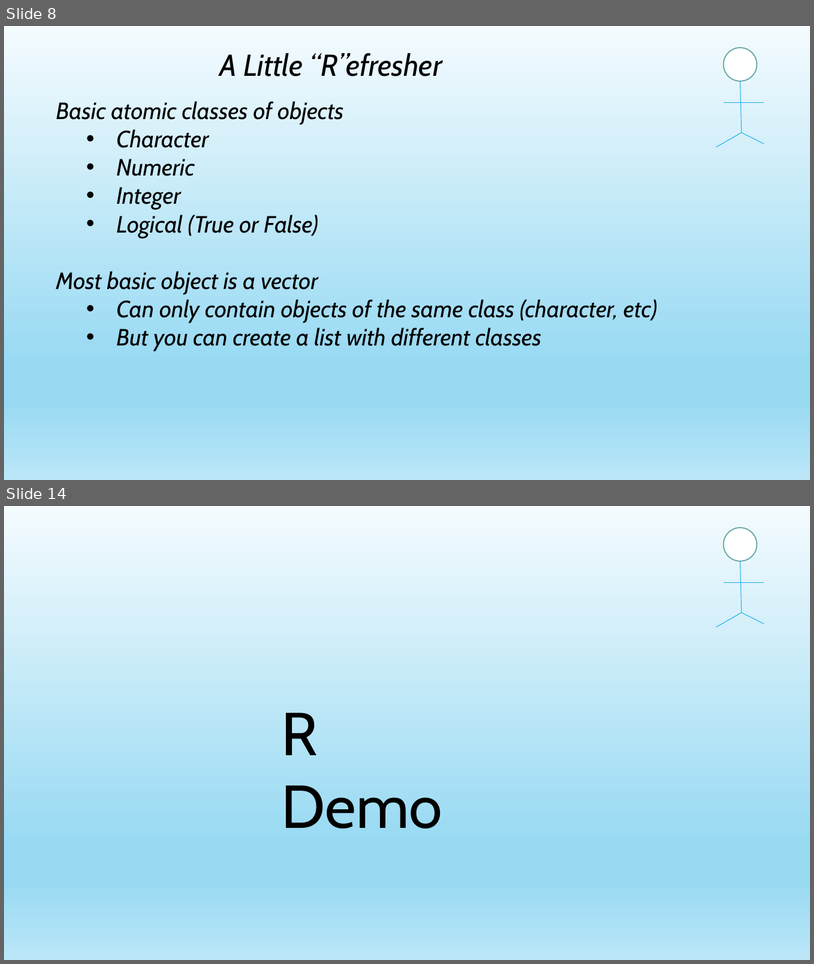
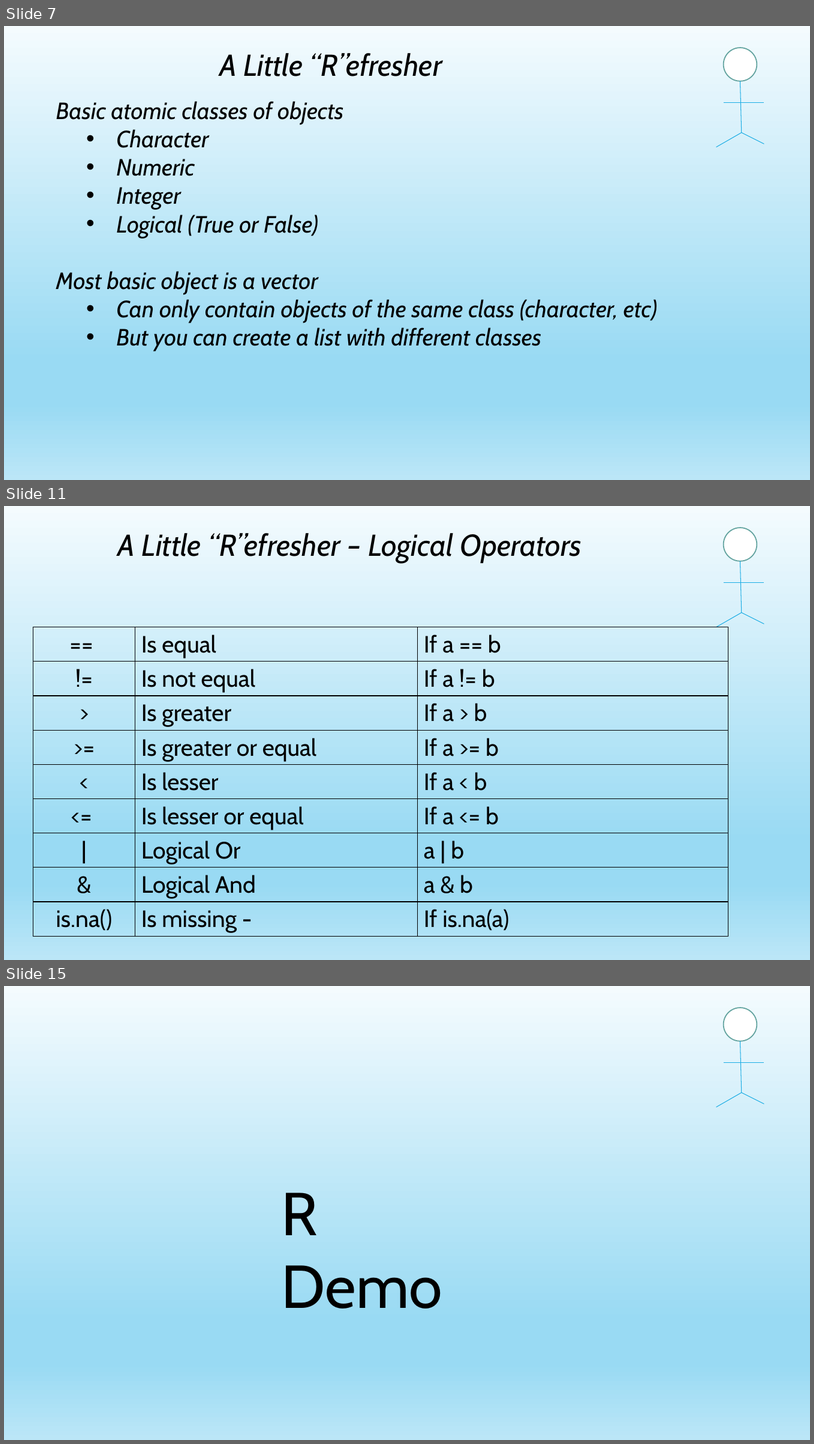
Before and after one commit to jayape/WestWI, a slide deck: R Session.pptx. Shown one above the other, each under a label of ours: slides 8 and 14 before the commit, slides 7, 11 and 15 after it; the slides between them are not shown. The pictures are 814x964 and 814x1444 pixels, drawn with LibreOffice and Linux fonts; fonts in the diff are those of the drawing. Boxes give left, top, right and bottom in pixels: in the first picture for what was removed or moved away, otherwise in the second. Text is boxed around its words. In the diff, an @@ line names an element or a change of style, - is before the commit and + after.

```diff
--- a/R Session.pptx
+++ b/R Session.pptx
@@ slide 11 added at [4, 506, 810, 960], background gradient #F4FBFE to #99DAF3 to #BBE6F7 @@
@@ text added at [118, 533, 582, 562], 36 pt, text #000000, italic @@
+A Little “R”efresher – Logical Operators
@@ ellipse added at [724, 528, 757, 561], fill #FFFFFF, outline #62A39F 1.25 pt @@
@@ line added from (741, 561) to (742, 612), #1CADE4 0.75 pt @@
@@ line added from (724, 583) to (764, 583), #1CADE4 0.75 pt @@
@@ line added from (742, 612) to (717, 627), #1CADE4 0.75 pt @@
@@ line added from (742, 612) to (764, 624), #1CADE4 0.75 pt @@
@@ table added at [33, 627, 728, 936], 9 rows, 3 columns @@
+== | Is equal | If a == b
+!= | Is not equal | If a != b
+> | Is greater | If a > b
+>= | Is greater or equal | If a >= b
+< | Is lesser | If a < b
+<= | Is lesser or equal | If a <= b
+| | Logical Or | a | b
+& | Logical And | a & b
+is.na() | Is missing - | If is.na(a)
@@ what was slide 8 is now slide 7 @@
@@ what was slide 14 is now slide 15 @@
```
Also in this commit, not shown: 4 slides changed, 2 other slides added, 1 slide removed, 1 other file.
